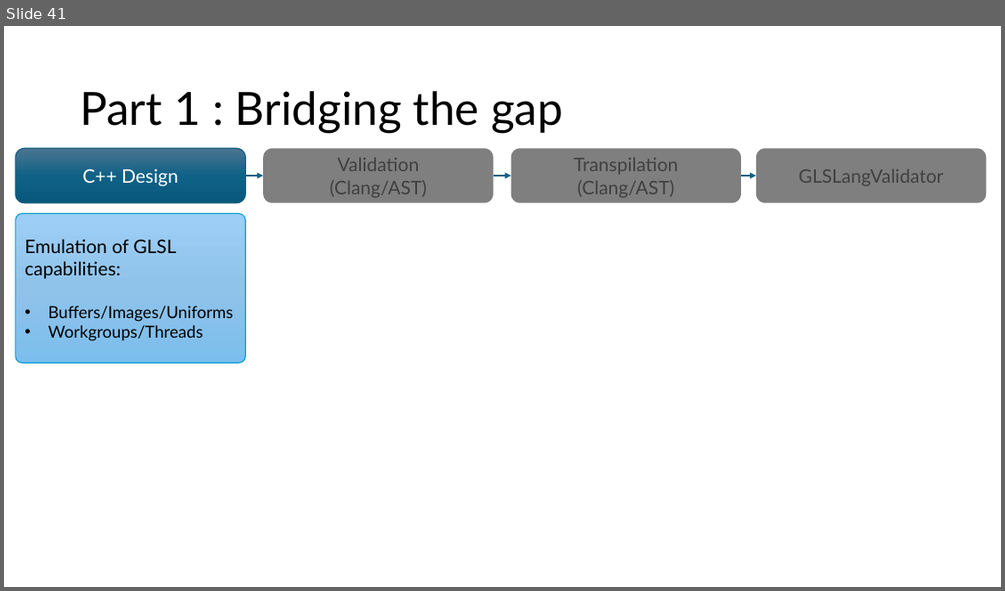
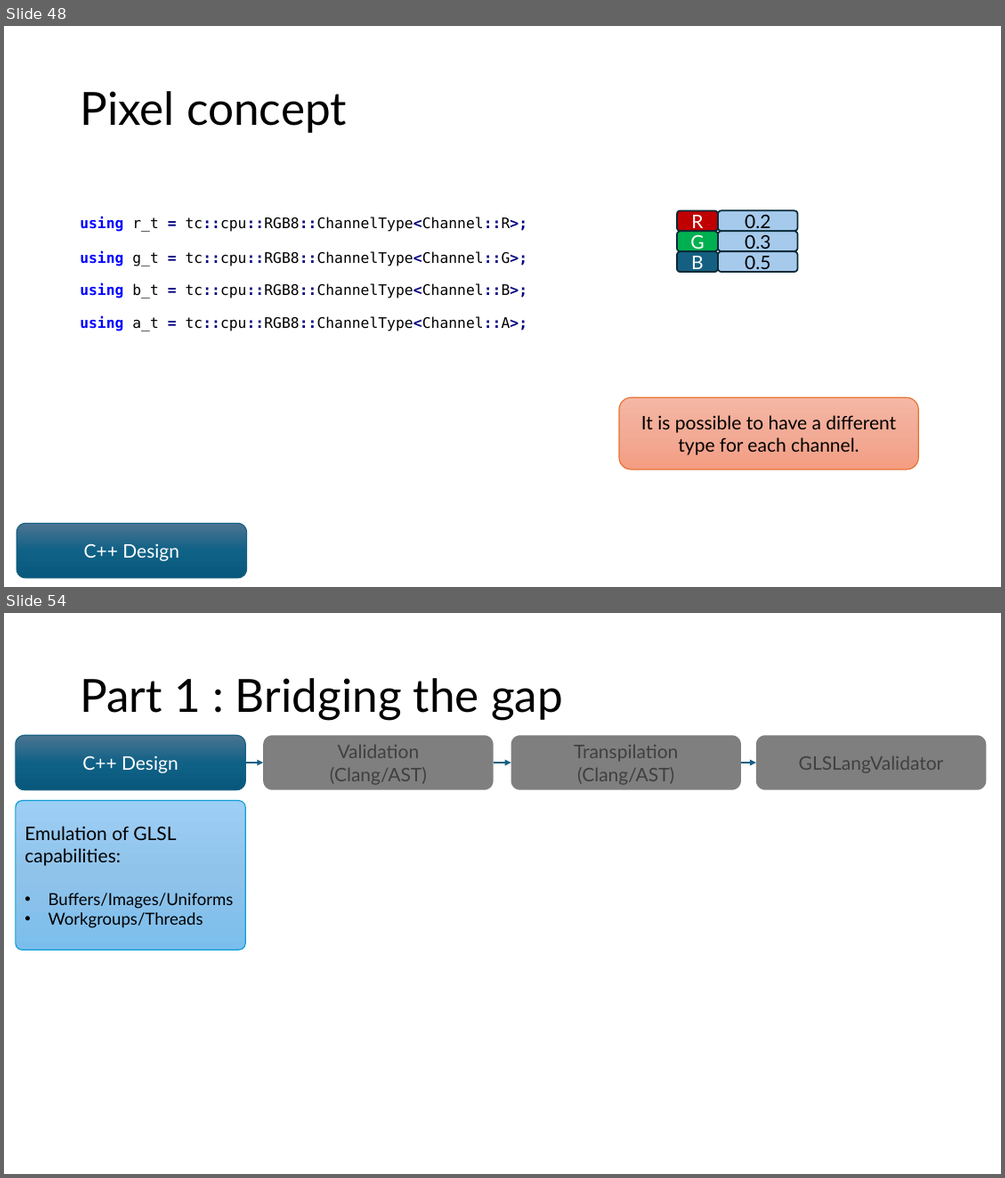
Before and after one commit to samynk/TinyCompute, a slide deck: Docs/presentations/cppcon2025.pptx. Shown one above the other, each under a label of ours: slide 41 before the commit, slides 48 and 54 after it; the slides between them are not shown. The pictures are 1005x591 and 1005x1178 pixels, drawn with LibreOffice and Linux fonts; fonts in the diff are those of the drawing. Boxes give left, top, right and bottom in pixels: in the first picture for what was removed or moved away, otherwise in the second. Text is boxed around its words. In the diff, an @@ line names an element or a change of style, - is before the commit and + after.

```diff
--- a/Docs/presentations/cppcon2025.pptx
+++ b/Docs/presentations/cppcon2025.pptx
@@ slide 48 added at bbox=[4, 26, 1001, 587], background #FFFFFF @@
@@ title added at bbox=[80, 91, 347, 133], 44 pt, text #000000 @@
+Pixel concept
@@ text added at bbox=[80, 216, 528, 232], 14 pt, text #000000 @@
+using r_t = tc::cpu::RGB8::ChannelType<Channel::R>;
@@ text added at bbox=[80, 250, 528, 266], 14 pt, text #000000 @@
+using g_t = tc::cpu::RGB8::ChannelType<Channel::G>;
@@ group added at bbox=[677, 211, 798, 272]: 6 rounded rectangles @@
+R
+G
+B
+0.2
+0.3
+0.5
@@ text added at bbox=[80, 282, 528, 298], 14 pt, text #000000 @@
+using b_t = tc::cpu::RGB8::ChannelType<Channel::B>;
@@ text added at bbox=[80, 316, 528, 331], 14 pt, text #000000 @@
+using a_t = tc::cpu::RGB8::ChannelType<Channel::A>;
@@ rounded rectangle added at bbox=[619, 398, 919, 469], fill gradient #F5B8A5 to #F2AB96 to #F59E82, outline #E97132 1 pt, 18 pt, text #000000 @@
+It is possible to have a different type for each channel.
@@ rounded rectangle added at bbox=[16, 524, 247, 578], fill gradient #4C7591 to #106287 to #09597D, outline #156082 1 pt, 18 pt, text #FFFFFF @@
+C++ Design
@@ what was slide 41 is now slide 54 @@
```
Also in this commit, not shown: 4 slides changed, 12 other slides added, 17 other files.
